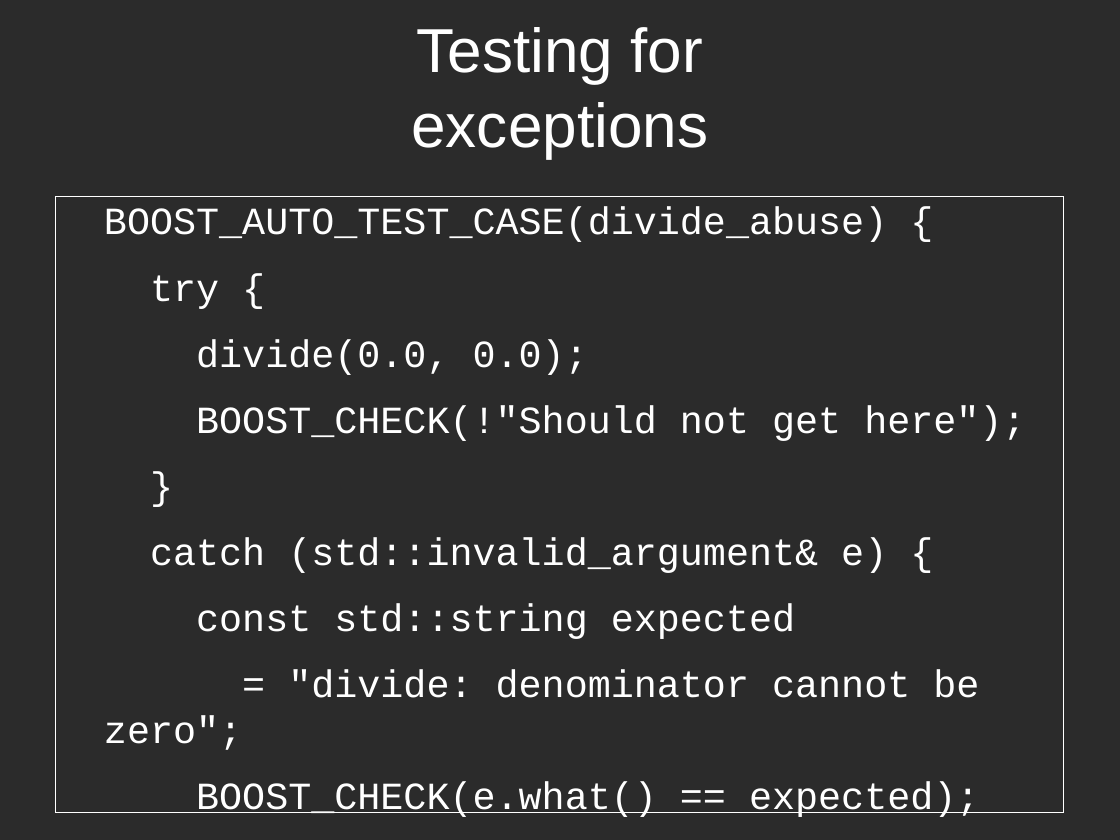
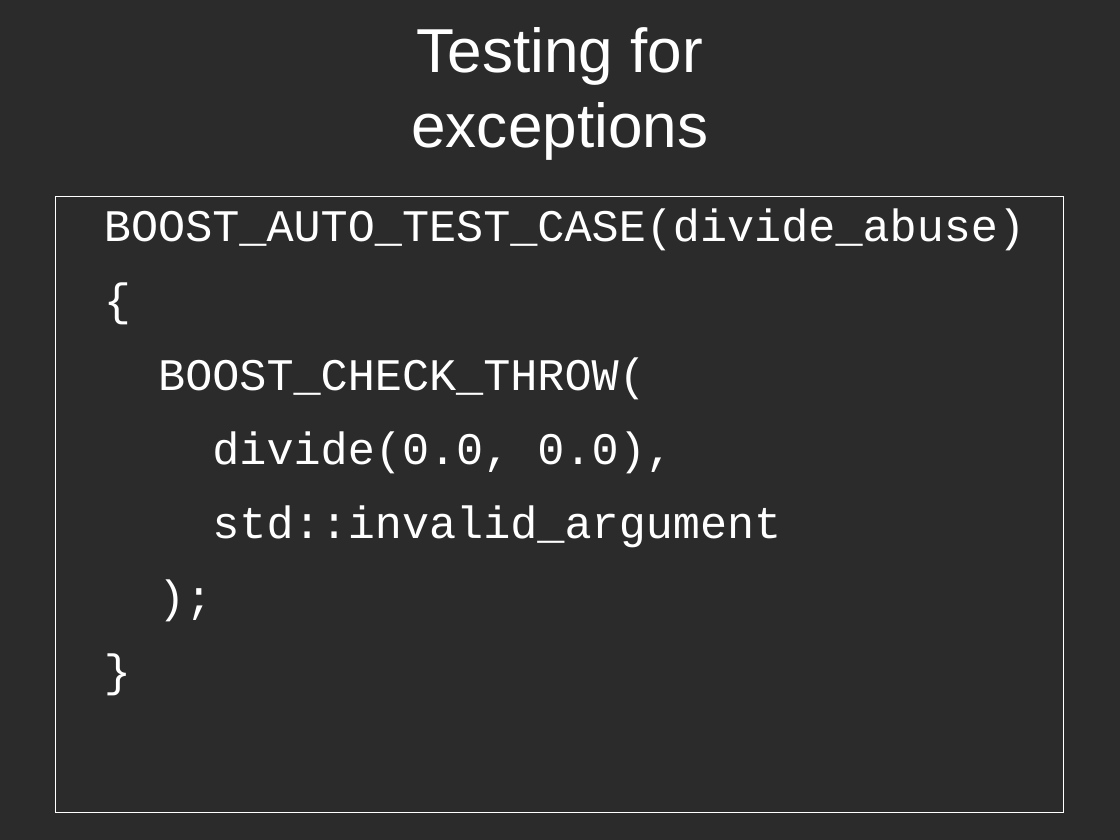
Before and after one commit to richelbilderbeek/CppPresentations, a slide deck: slide 16 of BoostTest/BoostTest.odp (slide 15 before the commit). Drawn at 1120x840 pixels with LibreOffice and Linux fonts; fonts in the diff are those of the drawing; background and template pictures are left out; a plain dark background stands for a picture behind light text. Boxes give left, top, right and bottom in pixels: in the first picture for what was removed or moved away, otherwise in the second. Text is boxed around its words. In the diff, an @@ line names an element or a change of style, - is before the commit and + after.

Commit message:
Improved Boost.Test presentation

```diff
--- a/BoostTest/BoostTest.odp
+++ b/BoostTest/BoostTest.odp
@@ text "BOOST_AUTO_TEST_CASE(divide_abuse)" at bbox=[56, 196, 1064, 813]: size 27.2 to 32 pt in "}" @@
@@ text at bbox=[104, 209, 1025, 548]: text changed; size 27.2 to 32 pt @@
-BOOST_AUTO_TEST_CASE(divide_abuse) {
-try {
-divide(0.0, 0.0);
-BOOST_CHECK(!"Should not get here");
+BOOST_AUTO_TEST_CASE(divide_abuse)
+{
+BOOST_CHECK_THROW(
+divide(0.0, 0.0),
+std::invalid_argument
+);
@@ text at bbox=[104, 537, 979, 817]: paragraphs removed @@
-catch (std::invalid_argument& e) {
-const std::string expected
-= "divide: denominator cannot be zero";
-BOOST_CHECK(e.what() == expected);
-}
-}
```
Also in this commit, not shown: 1 other slide changed, 3 slides added, 8 other files.
